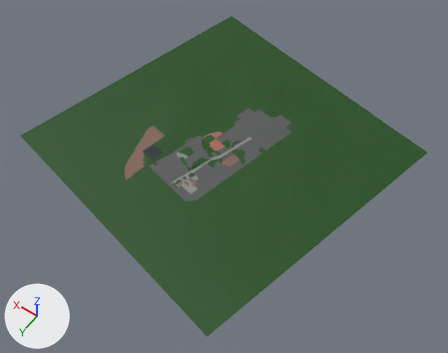
The OBJ model BU-Codejam/Assets/University Assets/Talbot Campus/Campus/published/campus_model_published.obj: old version first, new version second.
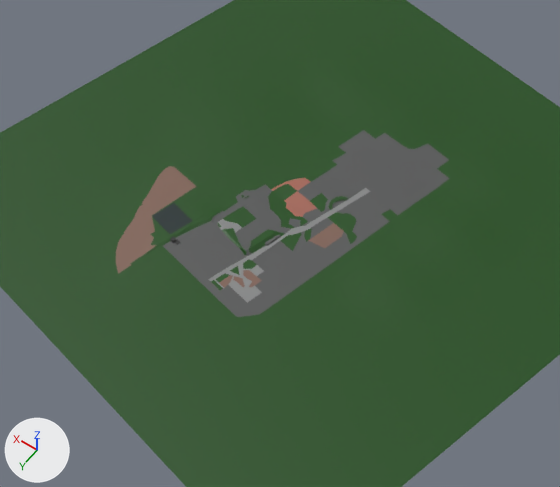
Each version appears first whole from a camera (50 mm lens) standing at (-821.0, 1103.0, 1661.0) and looking at (-36.0, 4.0, -67.0), and next in a close-up on the part from 15% to 77% of the width and 12% to 81% of the height. Lighting does not change. The marker at lower left points along +X, +Y and +Z. Where no turn or scale is listed for an object, it has been applied to the vertices.

The scene before the commit, as lines of its bpy script (objects in view):
```python
me_plane = bpy.data.meshes.new('Plane')
me_plane.from_pydata(...)  # 1533 vertices, 1322 faces; spans x -584.0..634.0, y -676.0..541.0, z 0.0..8.0
# faces by material slot: [166, 1090, 25, 7, 28, 6]
me_plane.materials.append(mat_m_campus_concrete)  # dark grey #565757
me_plane.materials.append(mat_m_campus_green)  # dark green #1a4d12
me_plane.materials.append(mat_m_campus_concrete_light)  # grey #858787
me_plane.materials.append(mat_m_campus_red)  # brown #a36556
me_plane.materials.append(mat_m_campus_dusty)  # brown #7f6255
me_plane.materials.append(mat_m_campus_courts)  # black #17292a
ob_plane = bpy.data.objects.new('Plane', me_plane)
ob_plane.location = (0.0, 0.0, 0.0)
```
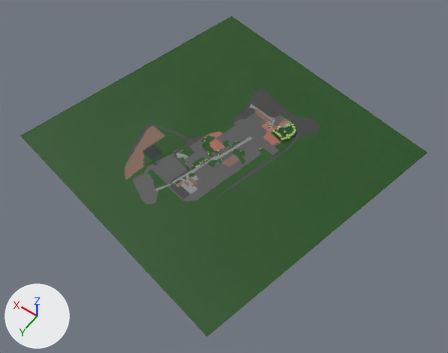
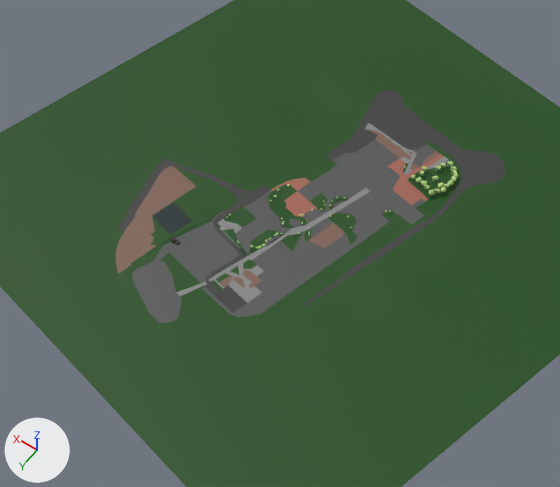
Location of each change, (x1, y1, x2, y2) in pixels of the close-ups (560 x 487 px; the box of a moved part takes in the faces that stretch with it):
```json
{"part": 1, "of": "me_plane", "change": "moved or reshaped", "before": [132, 89, 461, 332], "after": [117, 89, 461, 344]}
{"part": 2, "of": "me_plane", "change": "recoloured", "before": [209, 133, 367, 301], "after": [209, 133, 367, 301]}
{"part": 3, "of": "me_plane", "change": "recoloured", "before": [151, 299, 178, 321], "after": [151, 299, 178, 321], "on screen": "green to grey"}
{"part": 4, "of": "me_plane", "change": "recoloured", "before": [118, 89, 506, 307], "after": [118, 89, 506, 307], "on screen": "green to grey"}
```

The change, as JSON lines over the scene's bpy script:
```json
{"op": "add", "block": "mat_m_campus_road", "code": ["mat_m_campus_road = principled_material('M_campus_road')", "mat_m_campus_road.base_color = (0.0486, 0.0486, 0.0486)  # black #3e3e3e"]}
{"block": "me_plane", "where": "# used by ob_plane; location = (0.0, 0.0, 0.0)"}
{"op": "remove", "block": "me_plane", "code": "me_plane.from_pydata(...)  # 1533 vertices, 1322 faces; spans x -584.0..634.0, y -676.0..541.0, z 0.0..8.0"}
{"op": "add", "block": "me_plane", "code": "me_plane.from_pydata(...)  # 1662 vertices, 1401 faces; spans x -584.0..634.0, y -676.0..541.0, z -1.0..8.0"}
{"block": "me_plane", "change": "me_plane part 1: 126 vertices moved from x -168.0..174.0, y -385.0..202.0, z 0.0..6.0 to x -168.0..174.0, y -385.0..206.0, z -1.0..6.0; 11 vertices removed from x -117.0..172.0, y -317.0..205.0, z 1.0..4.0; 140 vertices added at x -149.0..176.0, y -317.0..288.0, z -1.0..4.0"}
{"block": "me_plane", "change": "me_plane part 2: 15 faces spanning x 12.0..138.0, y -268.0..195.0, z -1.0..4.0 switch from mat_m_campus_concrete (dark grey #565757) to mat_m_campus_road (black #3e3e3e)"}
{"block": "me_plane", "change": "me_plane part 3: 1 face spanning x 64.0..102.0, y 243.0..281.0, z 0.0 switches from mat_m_campus_green (dark green #1a4d12) to mat_m_campus_concrete (dark grey #565757)"}
{"block": "me_plane", "change": "me_plane part 4: 63 faces spanning x -224.0..302.0, y -387.0..177.0, z 0.0..6.0 switch from mat_m_campus_green (dark green #1a4d12) to mat_m_campus_road (black #3e3e3e)"}
```
